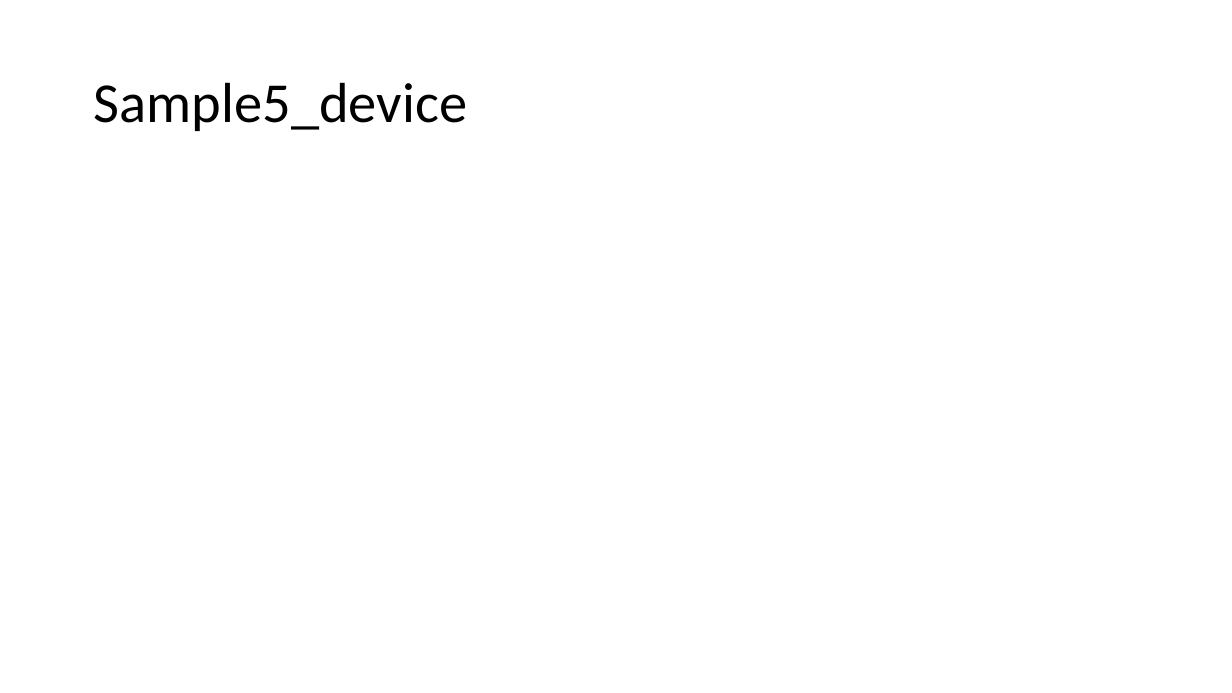
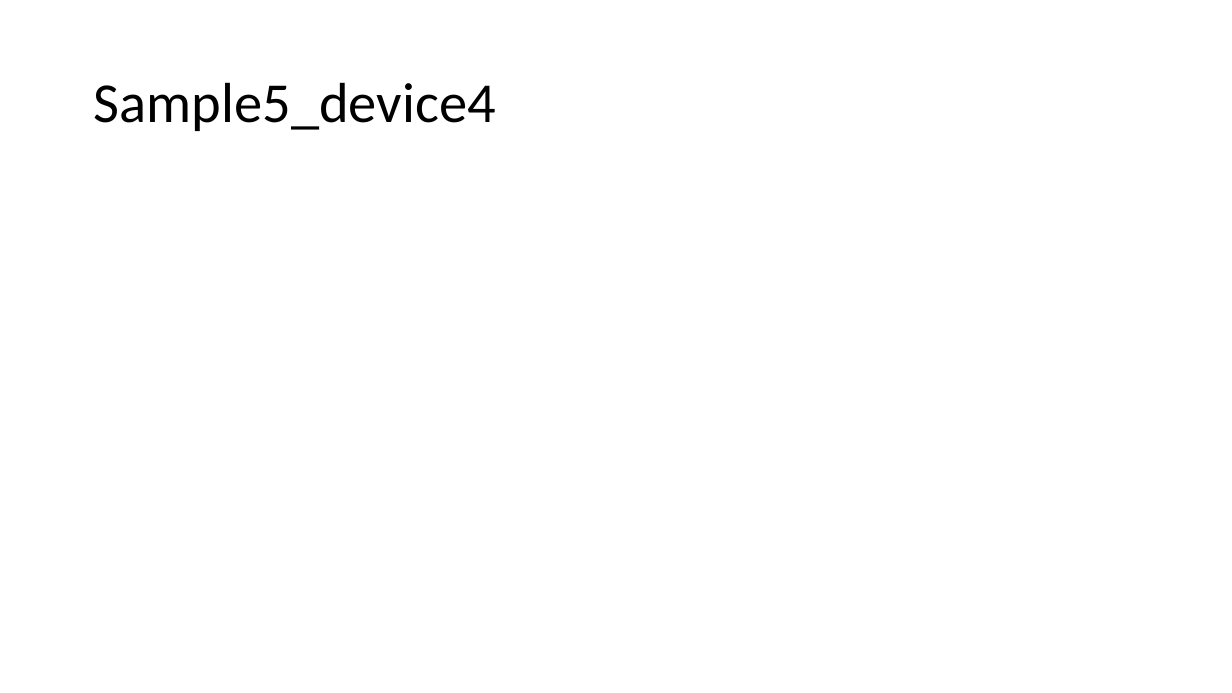
Before and after one commit to MishkaKnizhka98/Master_Thesis, a slide deck: slide 24 of Mikhail Bandurist Transistors/Report_Electrical_Characterisation_batch2.pptx. Drawn at 1232x693 pixels with LibreOffice and Linux fonts; fonts in the diff are those of the drawing. Boxes give left, top, right and bottom in pixels: in the first picture for what was removed or moved away, otherwise in the second. Text is boxed around its words. In the diff, an @@ line names an element or a change of style, - is before the commit and + after.

Commit message:
08/11/2023 Sample 6 is complete

```diff
--- a/Mikhail Bandurist Transistors/Report_Electrical_Characterisation_batch2.pptx
+++ b/Mikhail Bandurist Transistors/Report_Electrical_Characterisation_batch2.pptx
@@ title at (94, 82, 496, 131): text changed @@
-Sample5_device
+Sample5_device4
```
Also in this commit, not shown: 10 slides added, 5 slides removed, 23 other files.
